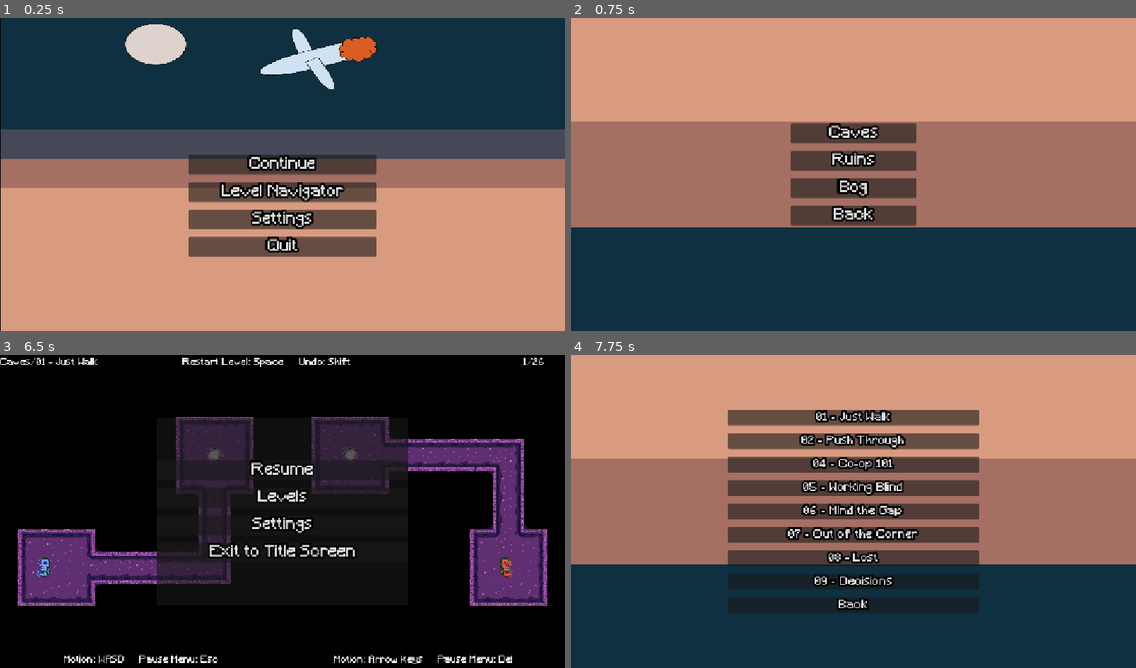
Above: before the commit, frames 1-4 (two rows, left to right).
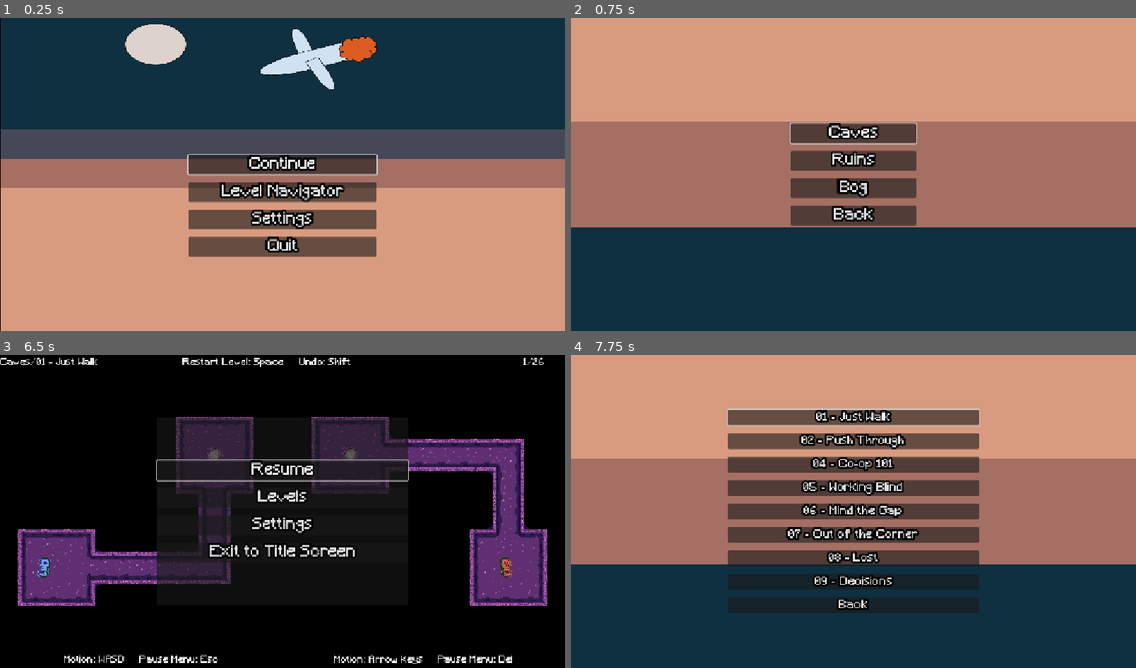
Above: after the commit, the same moments.

Repository: whitsettbe/kcol-f26-gamedevproj-cb
Game: Godot game, scene res://UI/scenes/main_menu.tscn
The game is run twice, just before and just after one commit, with the same random seed, the same clock (stepped at 60 frames per second) and the same inputs.
Inputs:
- Up to frame 1 (0.25 s): no input
- Up to frame 2 (0.75 s): click "Level Navigator" at 0.5 s
- Up to frame 3 (6.5 s): click "Settings" at 1.25 s; click "Continue" at 2 s; tap Enter at 2.75 s; hold D (L_right) 2.78-3.53 s; tap Shift (undo) every 0.75 s from 2.85 to 5.85 s; tap Space (restart) every 0.75 s from 3.5 to 5.75 s; hold S (L_down) 3.53-4.28 s; hold D (L_right) 4.28-5.03 s; hold W (L_up) 5.03-5.78 s; hold A (L_left) from 5.78 s (still down); tap Escape (L_pause) at 6.4 s
- Up to frame 4 (7.75 s): release A (L_left) at 6.5 s; click "Levels" at 6.5 s; click "Caves" at 7.25 s

The runs differ from the first frame. In frame 1, 0.3% of the frame differs, in the area x 33-67%, y 43-51%; in frame 2, 0.3%; in frame 3, 0.6%, in the area x 27-73%, y 33-41%; in frame 4, 0.5%.

Commit message:
Allow arrow keys and wasd for menus.

Diff:
--- a/TornAsunder/UI/scenes/main_menu.tscn
+++ b/TornAsunder/UI/scenes/main_menu.tscn
@@ -12,7 +12,7 @@
 
 # Called when the node enters the scene tree for the first time.
 func _ready() -> void:
-	grab_focus()
+	$Continue.grab_focus()
 
 
 # Called every frame. 'delta' is the elapsed time since the previous frame.
--- a/TornAsunder/UI/scripts/audio.gd
+++ b/TornAsunder/UI/scripts/audio.gd
@@ -11,8 +11,12 @@
 	pass
 
 func open():
+	get_parent().get_child(1).hide()
 	show()
+	$Button_manager.get_child(1).grab_focus()
 
 # Opens previous page.
 func _on_back_pressed() -> void:
 	hide()
+	get_parent().get_child(1).show()
+	get_parent().get_child(1).get_child(0).grab_focus()
--- a/TornAsunder/UI/scripts/bog_navigator.gd
+++ b/TornAsunder/UI/scripts/bog_navigator.gd
@@ -10,10 +10,13 @@
 	pass
 
 func open():
+	get_parent().get_child(1).hide()
 	Globals.current_layer_menu = "Bog"
 	show()
 
 # Opens previous page.
 func _on_back_pressed() -> void:
 	hide()
+	get_parent().get_child(1).show()
 	Globals.current_layer_menu = ""
+	get_parent().get_child(1).get_child(1).grab_focus()
--- a/TornAsunder/UI/scripts/caves_navigator.gd
+++ b/TornAsunder/UI/scripts/caves_navigator.gd
@@ -10,10 +10,13 @@
 	pass
 
 func open():
+	get_parent().get_child(1).hide()
 	Globals.current_layer_menu = "Caves"
 	show()
 
 # Opens previous page.
 func _on_back_pressed() -> void:
 	hide()
+	get_parent().get_child(1).show()
 	Globals.current_layer_menu = ""
+	get_parent().get_child(1).get_child(1).grab_focus()
--- a/TornAsunder/UI/scripts/layer_navigator.gd
+++ b/TornAsunder/UI/scripts/layer_navigator.gd
@@ -12,8 +12,14 @@
 
 # Opens the layer menu
 func open():
+	if(get_parent().get_node("PanelContainer") != null):
+		get_parent().get_node("PanelContainer").hide()
 	show()
+	$Button_manager.get_child(1).grab_focus()
 
 # Closes the layer menu
 func _on_back_pressed() -> void:
 	hide()
+	if(get_parent().get_node("PanelContainer") != null):
+		get_parent().get_node("PanelContainer").show()
+	get_parent().get_child(0).get_child(0).get_child(0).grab_focus()
--- a/TornAsunder/UI/scripts/level_manager.gd
+++ b/TornAsunder/UI/scripts/level_manager.gd
@@ -16,6 +16,7 @@
 		layer_path = "res://levels/" + Globals.current_layer_menu + "/"
 		create_buttons()
 		move_child($Back, len(get_children()) - 1)
+		get_child(0).grab_focus()
 	if(not is_visible_in_tree()):
 		for button in buttons:
 			button.queue_free()
--- a/TornAsunder/UI/scripts/pause_menu.gd
+++ b/TornAsunder/UI/scripts/pause_menu.gd
@@ -20,6 +20,7 @@
 func pause():
 	get_tree().paused = true
 	show()
+	get_child(0).get_child(0).get_child(0).grab_focus()
 
 # This will go in the _process function so the player can unpause with these buttons in the pause menu since player input is disabled
 func pauseInput():
--- a/TornAsunder/UI/scripts/ruins_navigator.gd
+++ b/TornAsunder/UI/scripts/ruins_navigator.gd
@@ -10,10 +10,13 @@
 	pass
 
 func open():
+	get_parent().get_child(1).hide()
 	Globals.current_layer_menu = "Ruins"
 	show()
 
 # Opens previous page.
 func _on_back_pressed() -> void:
 	hide()
+	get_parent().get_child(1).show()
 	Globals.current_layer_menu = ""
+	get_parent().get_child(1).get_child(1).grab_focus()
--- a/TornAsunder/UI/scripts/settings.gd
+++ b/TornAsunder/UI/scripts/settings.gd
@@ -12,8 +12,15 @@
 
 # opens settings menu
 func open():
+	if(get_parent().get_node("PanelContainer") != null):
+		get_parent().get_node("PanelContainer").hide()
 	show()
+	$Button_manager.get_child(0).grab_focus()
+
 
 # Closes settings menu
 func _on_back_pressed() -> void:
 	hide()
+	if(get_parent().get_node("PanelContainer") != null):
+		get_parent().get_node("PanelContainer").show()
+	get_parent().get_child(0).get_child(0).get_child(0).grab_focus()
--- a/TornAsunder/project.godot
+++ b/TornAsunder/project.godot
@@ -36,6 +36,38 @@
 
 [input]
 
+ui_left={
+"deadzone": 0.5,
+"events": [Object(InputEventKey,"resource_local_to_scene":false,"resource_name":"","device":16,"window_id":0,"alt_pressed":false,"shift_pressed":false,"ctrl_pressed":false,"meta_pressed":false,"pressed":false,"keycode":4194319,"physical_keycode":0,"key_label":0,"unicode":0,"location":0,"echo":false,"script":null)
+, Object(InputEventJoypadButton,"resource_local_to_scene":false,"resource_name":"","device":-1,"button_index":13,"pressure":0.0,"pressed":false,"script":null)
+, Object(InputEventJoypadMotion,"resource_local_to_scene":false,"resource_name":"","device":-1,"axis":0,"axis_value":-1.0,"script":null)
+, Object(InputEventKey,"resource_local_to_scene":false,"resource_name":"","device":-1,"window_id":0,"alt_pressed":false,"shift_pressed":false,"ctrl_pressed":false,"meta_pressed":false,"pressed":false,"keycode":0,"physical_keycode":65,"key_label":0,"unicode":97,"location":0,"echo":false,"script":null)
+]
+}
+ui_right={
+"deadzone": 0.5,
+"events": [Object(InputEventKey,"resource_local_to_scene":false,"resource_name":"","device":16,"window_id":0,"alt_pressed":false,"shift_pressed":false,"ctrl_pressed":false,"meta_pressed":false,"pressed":false,"keycode":4194321,"physical_keycode":0,"key_label":0,"unicode":0,"location":0,"echo":false,"script":null)
+, Object(InputEventJoypadButton,"resource_local_to_scene":false,"resource_name":"","device":-1,"button_index":14,"pressure":0.0,"pressed":false,"script":null)
+, Object(InputEventJoypadMotion,"resource_local_to_scene":false,"resource_name":"","device":-1,"axis":0,"axis_value":1.0,"script":null)
+, Object(InputEventKey,"resource_local_to_scene":false,"resource_name":"","device":-1,"window_id":0,"alt_pressed":false,"shift_pressed":false,"ctrl_pressed":false,"meta_pressed":false,"pressed":false,"keycode":0,"physical_keycode":68,"key_label":0,"unicode":100,"location":0,"echo":false,"script":null)
+]
+}
+ui_up={
+"deadzone": 0.5,
+"events": [Object(InputEventKey,"resource_local_to_scene":false,"resource_name":"","device":16,"window_id":0,"alt_pressed":false,"shift_pressed":false,"ctrl_pressed":false,"meta_pressed":false,"pressed":false,"keycode":4194320,"physical_keycode":0,"key_label":0,"unicode":0,"location":0,"echo":false,"script":null)
+, Object(InputEventJoypadButton,"resource_local_to_scene":false,"resource_name":"","device":-1,"button_index":11,"pressure":0.0,"pressed":false,"script":null)
+, Object(InputEventJoypadMotion,"resource_local_to_scene":false,"resource_name":"","device":-1,"axis":1,"axis_value":-1.0,"script":null)
+, Object(InputEventKey,"resource_local_to_scene":false,"resource_name":"","device":-1,"window_id":0,"alt_pressed":false,"shift_pressed":false,"ctrl_pressed":false,"meta_pressed":false,"pressed":false,"keycode":0,"physical_keycode":87,"key_label":0,"unicode":119,"location":0,"echo":false,"script":null)
+]
+}
+ui_down={
+"deadzone": 0.5,
+"events": [Object(InputEventKey,"resource_local_to_scene":false,"resource_name":"","device":16,"window_id":0,"alt_pressed":false,"shift_pressed":false,"ctrl_pressed":false,"meta_pressed":false,"pressed":false,"keycode":4194322,"physical_keycode":0,"key_label":0,"unicode":0,"location":0,"echo":false,"script":null)
+, Object(InputEventJoypadButton,"resource_local_to_scene":false,"resource_name":"","device":-1,"button_index":12,"pressure":0.0,"pressed":false,"script":null)
+, Object(InputEventJoypadMotion,"resource_local_to_scene":false,"resource_name":"","device":-1,"axis":1,"axis_value":1.0,"script":null)
+, Object(InputEventKey,"resource_local_to_scene":false,"resource_name":"","device":-1,"window_id":0,"alt_pressed":false,"shift_pressed":false,"ctrl_pressed":false,"meta_pressed":false,"pressed":false,"keycode":0,"physical_keycode":83,"key_label":0,"unicode":115,"location":0,"echo":false,"script":null)
+]
+}
 R_right={
 "deadzone": 0.2,
 "events": [Object(InputEventKey,"resource_local_to_scene":false,"resource_name":"","device":-1,"window_id":0,"alt_press …(195 unchanged characters)…
